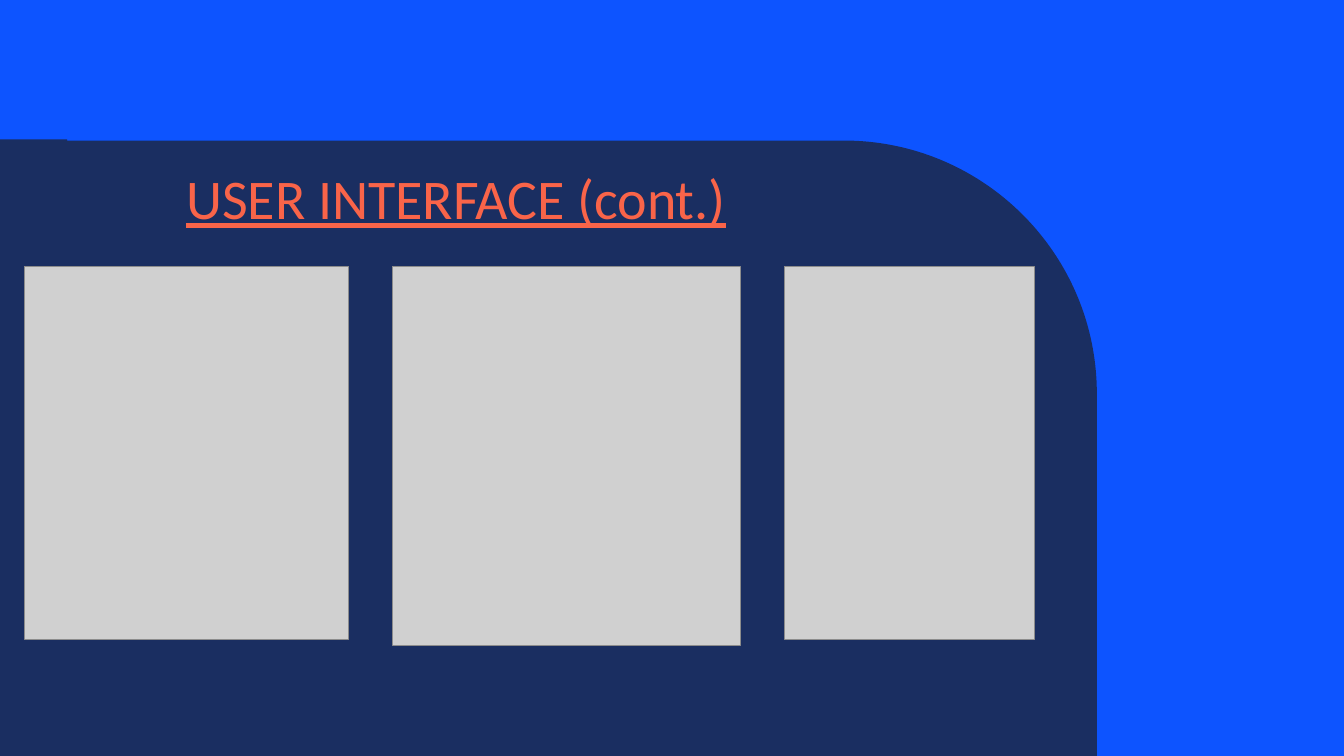
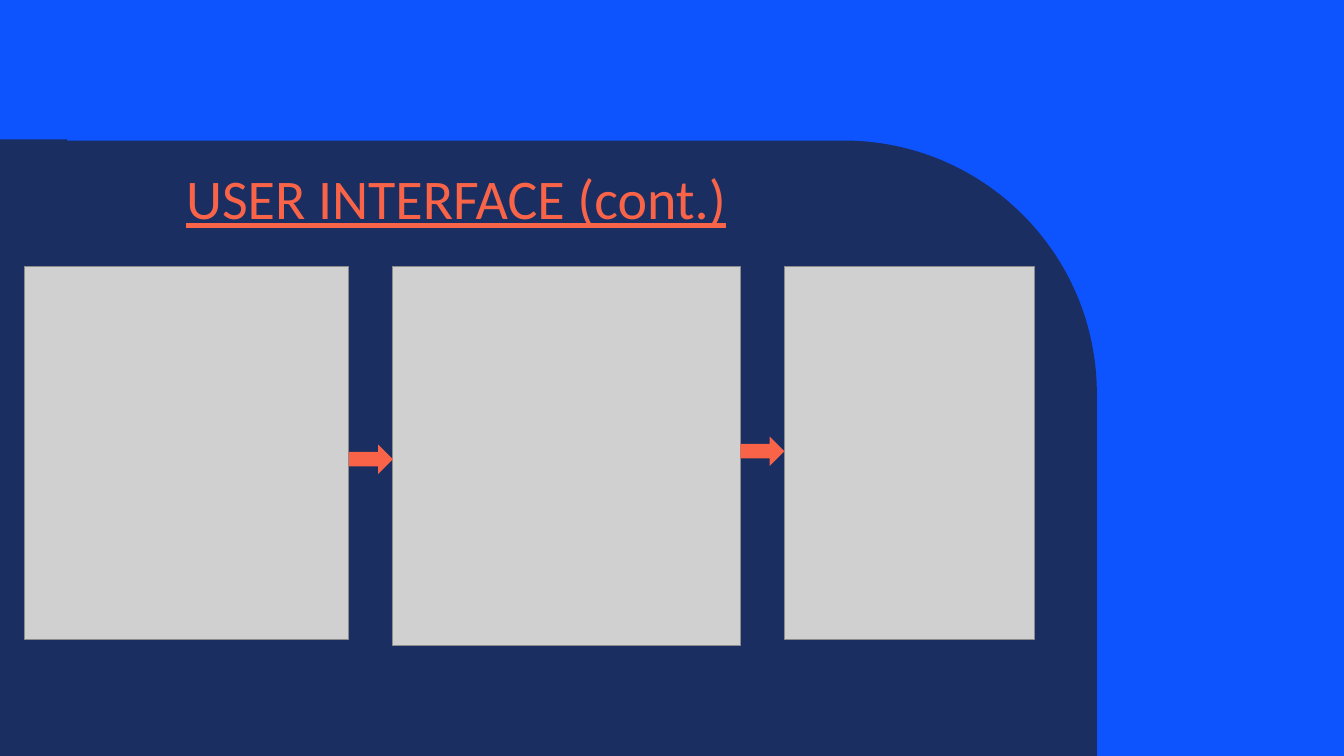
Before and after one commit to Tunir10Chaudhuri/Case_Study_Group_4, a slide deck: slide 7 of Case_Study_Group_4.pptx. Drawn at 1344x756 pixels with LibreOffice and Linux fonts; fonts in the diff are those of the drawing; grey boxes stand for pictures; background and template pictures are left out. Boxes give left, top, right and bottom in pixels: in the first picture for what was removed or moved away, otherwise in the second. Text is boxed around its words. In the diff, an @@ line names an element or a change of style, - is before the commit and + after.

```diff
--- a/Case_Study_Group_4.pptx
+++ b/Case_Study_Group_4.pptx
@@ right arrow added at [349, 445, 393, 474], fill #F96449 @@
@@ right arrow added at [741, 437, 785, 466], fill #F96449 @@
```
Also in this commit, not shown: 2 other slides changed.
